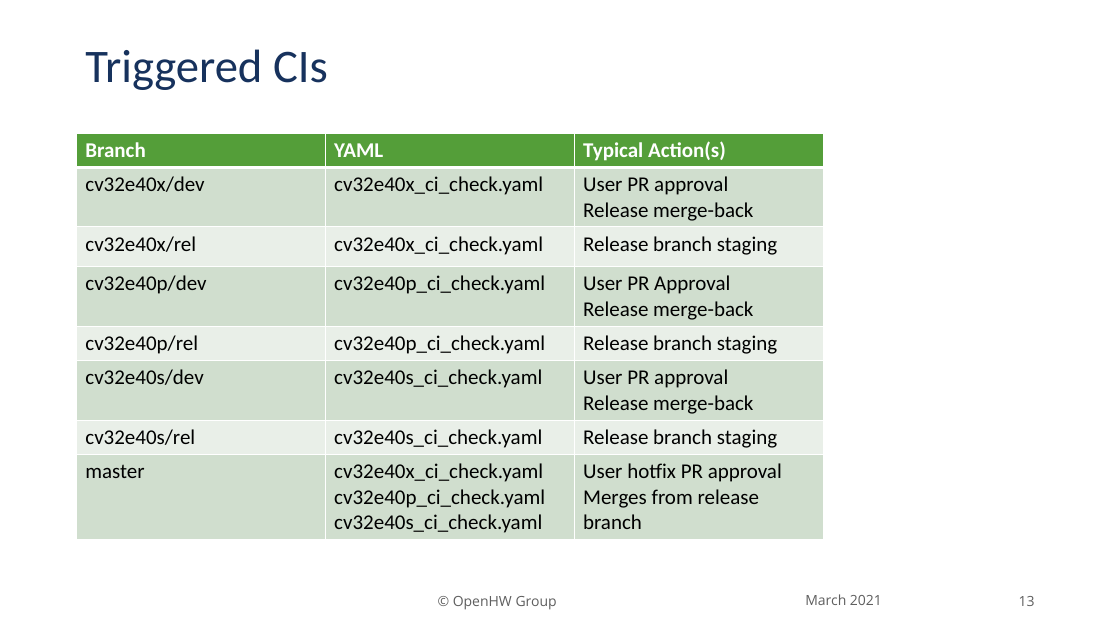
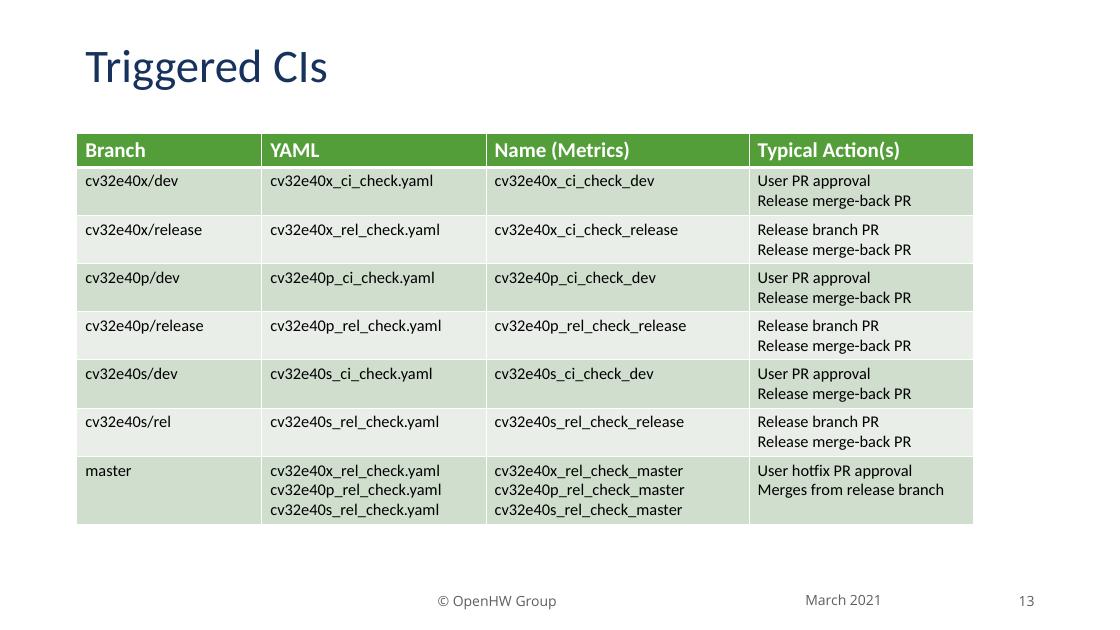
Before and after one commit to openhwgroup/programs, a slide deck: slide 13 of verif/Common/Presentations/20210311-Branches and CIs for core-v-verif.pptx. Drawn at 1120x630 pixels with LibreOffice and Linux fonts; fonts in the diff are those of the drawing; background and template pictures are left out. Boxes give left, top, right and bottom in pixels: in the first picture for what was removed or moved away, otherwise in the second. Text is boxed around its words. In the diff, an @@ line names an element or a change of style, - is before the commit and + after.

Commit message:
update branch and ci presentation with new CIs

```diff
--- a/verif/Common/Presentations/20210311-Branches and CIs for core-v-verif.pptx
+++ b/verif/Common/Presentations/20210311-Branches and CIs for core-v-verif.pptx
@@ table at <box>77,134,974,522</box> @@
-column 1: Branch | cv32e40x/dev | cv32e40x/rel | cv32e40p/dev | cv32e40p/rel | cv32e40s/dev | cv32e40s/rel | master
-column 2: YAML | cv32e40x_ci_check.yaml | cv32e40x_ci_check.yaml | cv32e40p_ci_check.yaml | cv32e40p_ci_check.yaml | cv32e40s_ci_check.yaml | cv32e40s_ci_check.yaml | cv32e40x_ci_check.yaml / cv32e40p_ci_check.yaml / cv32e40s_ci_check.yaml
-column 3: Typical Action(s) | User PR approval / Release merge-back | Release branch staging | User PR Approval / Release merge-back | Release branch staging | User PR approval / Release merge-back | Release branch staging | User hotfix PR approval / Merges from release branch
+column 1: Branch | cv32e40x/dev | cv32e40x/release | cv32e40p/dev | cv32e40p/release | cv32e40s/dev | cv32e40s/rel | master
+column 2: YAML | cv32e40x_ci_check.yaml | cv32e40x_rel_check.yaml | cv32e40p_ci_check.yaml | cv32e40p_rel_check.yaml | cv32e40s_ci_check.yaml | cv32e40s_rel_check.yaml | cv32e40x_rel_check.yaml / cv32e40p_rel_check.yaml / cv32e40s_rel_check.yaml
+column 3: Name (Metrics) | cv32e40x_ci_check_dev | cv32e40x_ci_check_release | cv32e40p_ci_check_dev | cv32e40p_rel_check_release | cv32e40s_ci_check_dev | cv32e40s_rel_check_release | cv32e40x_rel_check_master / cv32e40p_rel_check_master / cv32e40s_rel_check_master
+column 4: Typical Action(s) | User PR approval / Release merge-back PR | Release branch PR / Release merge-back PR | User PR approval / Release merge-back PR | Release branch PR / Release merge-back PR | User PR approval / Release merge-back PR | Release branch PR / Release merge-back PR | User hotfix PR approval / Merges from release branch
@@ table: place and size @@
-table at <box>77,134,823,537</box>
+table at <box>77,134,974,522</box>
```
Also in this commit, not shown: 3 other slides changed.
